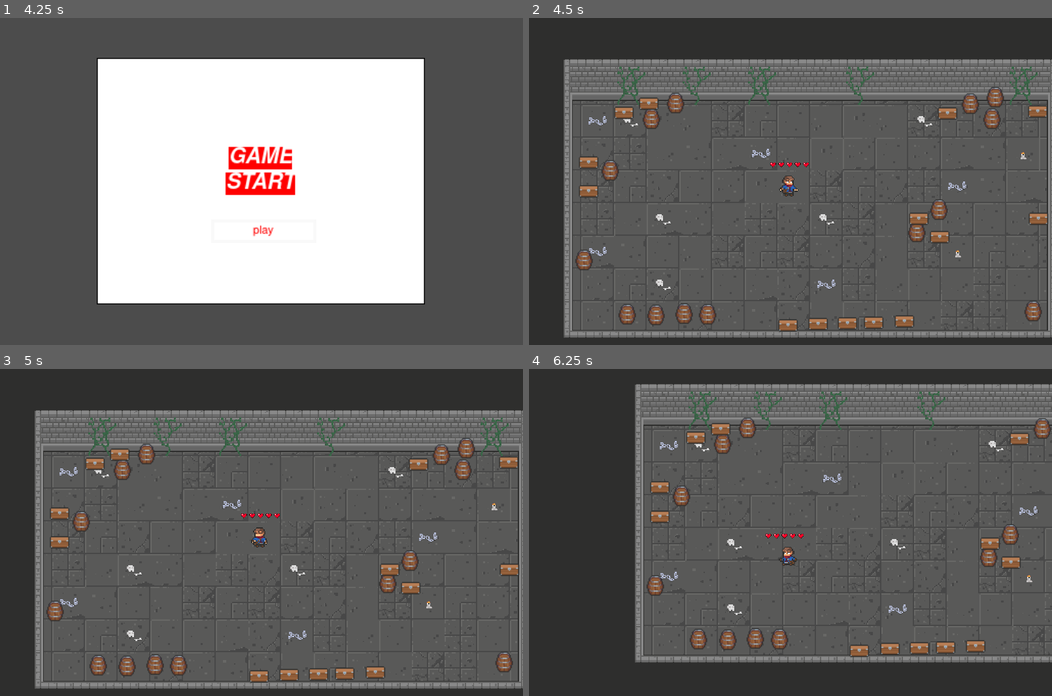
Above: before the commit, frames 1-4 (two rows, left to right).
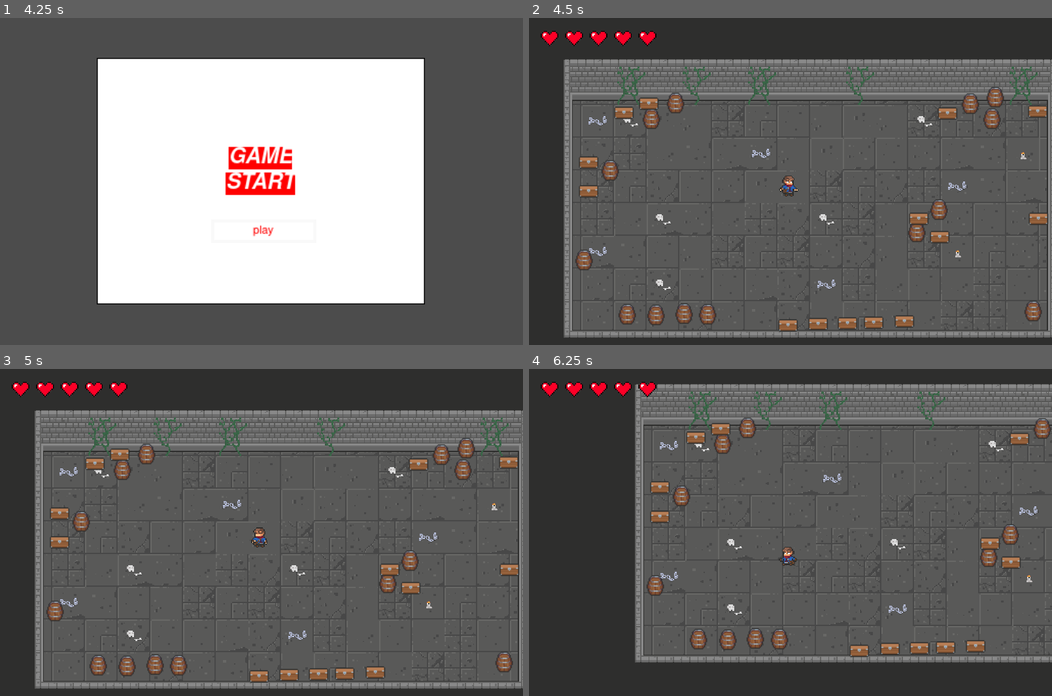
Above: after the commit, the same moments.

Repository: bandreetto/mimic-dungeon
Game: Godot game, scene res://scenes/main/main.tscn
The game is run twice, just before and just after one commit, with the same random seed, the same clock (stepped at 60 frames per second) and the same inputs.
Inputs (mouse positions are in pixels of both pictures, inside the frame that each line leads up to):
- Up to frame 1 (4.25 s): tap Enter at 0.5, 2, 3.5 s; hold Right (ui_right) 0.53-1.28 s; tap Space (ui_select) at 0.77, 1.25, 1.52, 2.75, 3.02, 3.77 s; hold Down (ui_down) 1.28-2.03 s; hold Right (ui_right) 2.03-2.78 s; hold Up (ui_up) 2.78-3.53 s; hold Left (ui_left) from 3.53 s (still down)
- Up to frame 2 (4.5 s): release Left (ui_left) at 4.25 s; click (790, 240) at 4.25 s
- Up to frame 3 (5 s): no input
- Up to frame 4 (6.25 s): hold Left (ui_left) 5.03-5.78 s; tap Space (ui_select) at 5.27 s; hold Down (ui_down) from 5.78 s (still down)

Frame 1 is identical in both runs. In frame 2, 0.5% of the frame differs, in the area x 2-54%, y 4-46%; in frame 3, 0.5%; in frame 4, 0.6%, in the area x 2-53%, y 4-52%.

Commit message:
Fixing camera movement, and hearts position

Diff:
--- a/levels/level-1.tscn
+++ b/levels/level-1.tscn
@@ -6,6 +6,7 @@
 [ext_resource path="res://scenes/player/player.tscn" type="PackedScene" id=4]
 [ext_resource path="res://scenes/objects/chest/chest.tscn" type="PackedScene" id=5]
 [ext_resource path="res://scenes/objects/barrel/barrel.tscn" type="PackedScene" id=6]
+[ext_resource path="res://scenes/player/UI/HealthUI.tscn" type="PackedScene" id=7]
 
 [node name="level-1" type="YSort"]
 
@@ -129,11 +130,8 @@
 
 [node name="Player" type="Node2D" parent="."]
 
-[node name="player" parent="Player" instance=ExtResource( 4 )]
+[node name="PlayerCamera" type="Camera2D" parent="Player"]
 position = Vector2( 237, 139 )
-collision_mask = 4
-
-[node name="Camera2D" type="Camera2D" parent="Player/player"]
 current = true
 drag_margin_h_enabled = true
 drag_margin_v_enabled = true
@@ -143,3 +141,19 @@
 drag_margin_top = 0.0
 drag_margin_right = 0.0
 drag_margin_bottom = 0.0
+
+[node name="player" parent="Player" instance=ExtResource( 4 )]
+position = Vector2( 237, 139 )
+collision_mask = 4
+
+[node name="RemoteTransform2D" type="RemoteTransform2D" parent="Player/player"]
+remote_path = NodePath("../../PlayerCamera")
+
+[node name="CanvasLayer" type="CanvasLayer" parent="."]
+
+[node name="HealthUI" parent="CanvasLayer" instance=ExtResource( 7 )]
+margin_left = 7.99185
+margin_top = 8.81473
+margin_right = 47.9919
+margin_bottom = 48.8147
+rect_scale = Vector2( 1.5, 1.5 )
--- a/scenes/player/player.tscn
+++ b/scenes/player/player.tscn
@@ -1,10 +1,9 @@
-[gd_scene load_steps=11 format=2]
+[gd_scene load_steps=10 format=2]
 
 [ext_resource path="res://scenes/player/player.gd" type="Script" id=1]
 [ext_resource path="res://assets/player/adventurer-sprite-sheet.png" type="Texture" id=2]
 [ext_resource path="res://scenes/player/Swordhit.gd" type="Script" id=3]
 [ext_resource path="res://scenes/effects/damage/hurtbox/hurtbox.tscn" type="PackedScene" id=4]
-[ext_resource path="res://scenes/player/UI/HealthUI.tscn" type="PackedScene" id=5]
 
 [sub_resource type="RectangleShape2D" id=1]
 extents = Vector2( 7.29937, 12.0038 )
@@ -88,7 +87,7 @@
 [node name="Swordhit" type="Area2D" parent="Sprite"]
 scale = Vector2( 0.993217, 0.947333 )
 collision_layer = 0
-collision_mask = 8
+collision_mask = 40
 script = ExtResource( 3 )
 
 [node name="SwordCollision" type="CollisionShape2D" parent="Sprite/Swordhit"]
@@ -110,16 +109,10 @@
 [node name="hurtbox" parent="." instance=ExtResource( 4 )]
 position = Vector2( -2, 5 )
 scale = Vector2( 0.581526, 0.794782 )
+collision_layer = 16
 
 [node name="CollisionShape2D" parent="hurtbox" index="0"]
 position = Vector2( 0.341215, 1.49796 )
-
-[node name="HealthUI" parent="." instance=ExtResource( 5 )]
-margin_left = -20.8596
-margin_top = -19.799
-margin_right = 19.1404
-margin_bottom = 20.201
-rect_scale = Vector2( 0.5, 0.5 )
 [connection signal="area_entered" from="hurtbox" to="." method="_on_hurtbox_area_entered"]
 
 [editable path="hurtbox"]
Not shown: 1 places in levels/level-1.tscn that only renumber resources
